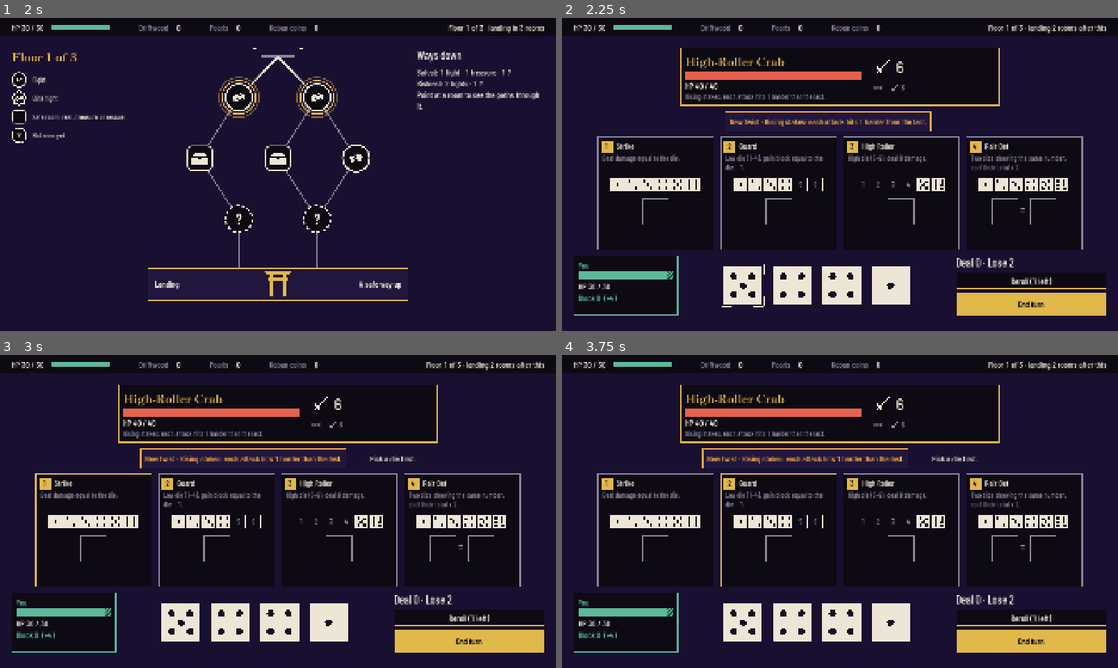
Above: before the commit, frames 1-4 (two rows, left to right).
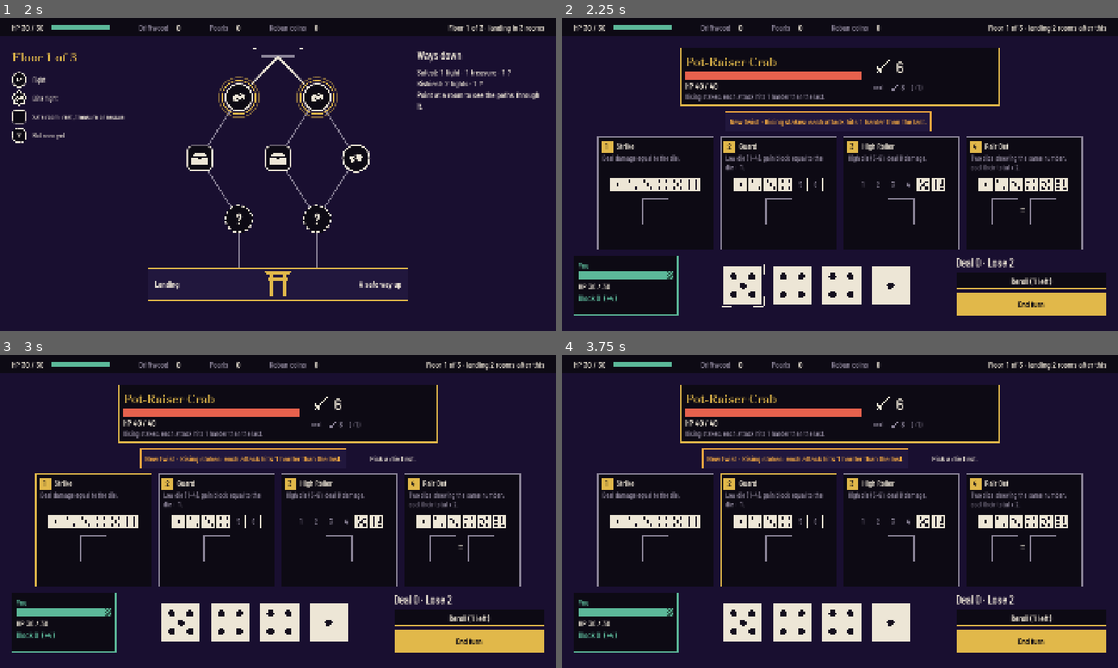
Above: after the commit, the same moments.

Repository: vantaloomin/saikoro-bay
Game: Godot game, scene res://game/boot/boot.tscn
Same seed, same stepped clock (60 frames per second), same inputs: the game is played once before the commit and once after it.
Inputs (mouse positions are in pixels of both pictures, inside the frame that each line leads up to):
- Up to frame 1 (2 s): click "Go down" at 0.5 s; click "Go down" at 1.25 s
- Up to frame 2 (2.25 s): tap Enter (ui_accept) at 2 s; drag from (801, 96) to (895, 105) at 2.02 s
- Up to frame 3 (3 s): click (94, 530) at 2.77 s
- Up to frame 4 (3.75 s): click (778, 530) at 3.52 s

Frame 1 is identical in both runs. In frame 2, 0.3% of the frame differs, in the area x 23-65%, y 12-24%; in frame 3, 0.3%; in frame 4, 0.3%.

Commit message:
Enemies: Pot-Raiser Crab, spines on the block line, raises on the intent
From Mara's review of #32: the crab is renamed so it doesn't collide with
the High Roller slot, the block line shows what Spines stops, and a
Rising stakes intent shows its raise with an up arrow (8 (+2), next
10 (+3)).

Diff:
--- a/data/enemies.json
+++ b/data/enemies.json
@@ -23,7 +23,7 @@
 			"twist": "spines", "twist_text": "Spines: dice you leave unplaced give no block."
 		},
 		{
-			"id": "high_roller_crab", "name": "High-Roller Crab", "tier": "regular", "hp": 40,
+			"id": "pot_raiser_crab", "name": "Pot-Raiser Crab", "tier": "regular", "hp": 40,
 			"intents": ["attack:6", "attack:7"],
 			"twist": "rising_stakes", "twist_text": "Rising stakes: each attack hits 1 harder than the last."
 		},
--- a/game/delve/board/fight_board.gd
+++ b/game/delve/board/fight_board.gd
@@ -37,6 +37,11 @@
 			if current.has(kind):
 				BoardStyle.draw_intent_glyph(self, Rect2(x, 10, 72, 72), kind, BoardStyle.INK)
 				draw_string(font, Vector2(x + 80, 70), str(current[kind]), HORIZONTAL_ALIGNMENT_LEFT, -1, BoardStyle.BIG, BoardStyle.INK)
+				if kind == "attack" and current.has("raised"):
+					# Rising stakes, shown climbing (Mara, #32).
+					_draw_raise(font, Vector2(x + 80 + font.get_string_size(str(current[kind]), HORIZONTAL_ALIGNMENT_LEFT, -1, BoardStyle.BIG).x + 8, 70),
+						current["raised"] as int, BoardStyle.BODY, BoardStyle.AMBER)
+					x += 90
 				x += 190
 		draw_string(font, Vector2(0, 128), "next", HORIZONTAL_ALIGNMENT_LEFT, -1, BoardStyle.SMALL, BoardStyle.DIM)
 		x = 60
@@ -44,7 +49,20 @@
 			if next.has(kind):
 				BoardStyle.draw_intent_glyph(self, Rect2(x, 104, 32, 32), kind, BoardStyle.DIM)
 				draw_string(font, Vector2(x + 36, 130), str(next[kind]), HORIZONTAL_ALIGNMENT_LEFT, -1, BoardStyle.BODY, BoardStyle.DIM)
+				if kind == "attack" and next.has("raised"):
+					_draw_raise(font, Vector2(x + 36 + font.get_string_size(str(next[kind]), HORIZONTAL_ALIGNMENT_LEFT, -1, BoardStyle.BODY).x + 6, 130),
+						next["raised"] as int, BoardStyle.SMALL, BoardStyle.DIM)
+					x += 70
 				x += 90
+
+	## "(+2)" after an attack raised by Rising stakes, with a small up arrow
+	## drawn in front so it reads as climbing, not as the base number.
+	func _draw_raise(font: Font, at: Vector2, amount: int, font_size: int, color: Color) -> void:
+		var h: float = font_size * 0.5
+		var tip: Vector2 = at + Vector2(h * 0.5, -font_size * 0.75)
+		draw_colored_polygon(PackedVector2Array([tip, tip + Vector2(h * 0.5, h * 0.6), tip + Vector2(-h * 0.5, h * 0.6)]), color)
+		draw_line(tip + Vector2(0, h * 0.5), tip + Vector2(0, h * 1.3), color, 3.0)
+		draw_string(font, at + Vector2(h + 4, 0), "(+%d)" % amount, HORIZONTAL_ALIGNMENT_LEFT, -1, font_size, color)
 
 
 var fight: Fight
@@ -434,7 +452,11 @@
 	_player_bar.ghost = _turn["lost"] if planning else 0
 	_player_hp.text = "HP %d / %d" % [_shown_player_hp, fight.player_max_hp]
 	var gain: int = _turn["block"] if planning else 0
+	var spined: int = _turn["spined"] if planning else 0
 	_player_block.text = "Block %d  (+%d)" % [_shown_player_block, gain] if gain > 0 else "Block %d" % _shown_player_block
+	if spined > 0:
+		# The cost of Spines sits on the stat it changes (Mara, #32).
+		_player_block.text = "Block %d  (+%d · spines stop %d)" % [_shown_player_block, gain, spined]
 
 
 func _set_preview(card: SlotCard, s: Fight.Slot) -> void:
--- a/tests/integration/test_fight_board.gd
+++ b/tests/integration/test_fight_board.gd
@@ -209,3 +209,27 @@
 		var wav: AudioStreamWAV = BoardSounds.stream(cue)
 		assert_not_null(wav, cue)
 		assert_between(wav.get_length(), 0.03, 0.6, cue)
+
+
+func test_spines_show_their_cost_on_the_block_line() -> void:
+	var puffer: Fight = Fight.create(data, "fresh", "pufferfish_bouncer", RngStreams.new(4))
+	var values: Array[int] = [1, 1, 4, 3]
+	for i: int in 4:
+		puffer.hand[i].value = values[i]
+	var other: FightBoard = BOARD.instantiate() as FightBoard
+	other.setup(puffer, data)
+	add_child_autofree(other)
+	other._on_die_pressed(2)
+	other._on_slot_pressed("guard")
+	assert_string_contains(other._player_block.text, "spines stop 3")
+	assert_string_contains(other.turn_preview()["detail"], "spines stop 3 block")
+
+
+func test_rising_stakes_mark_the_raise_on_the_intent() -> void:
+	var crab: Fight = Fight.create(data, "fresh", "pot_raiser_crab", RngStreams.new(4))
+	crab.intent_index = 2
+	var other: FightBoard = BOARD.instantiate() as FightBoard
+	other.setup(crab, data)
+	add_child_autofree(other)
+	assert_eq(other._intent.current["raised"], 2)
+	assert_eq(other._intent.next["raised"], 3)
